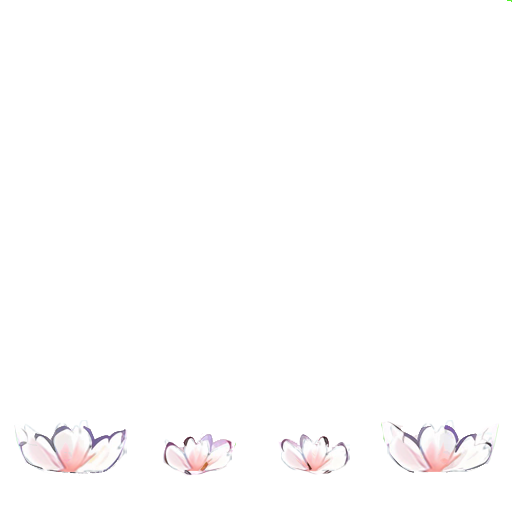
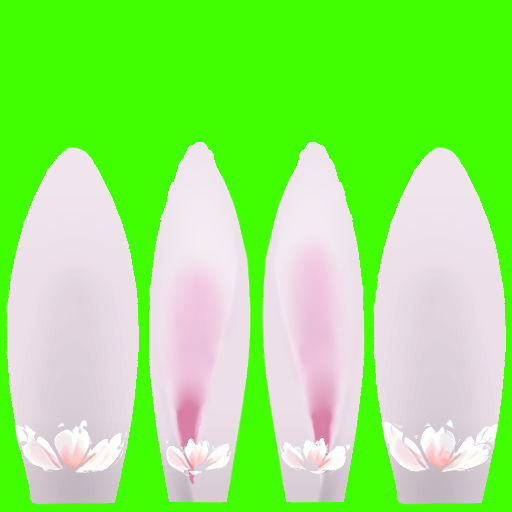
Comparing the layer stacks of the two 512px x 512px images. Changes:
showed group "ear base" (6 layers) over (0, 0, 512, 512)
